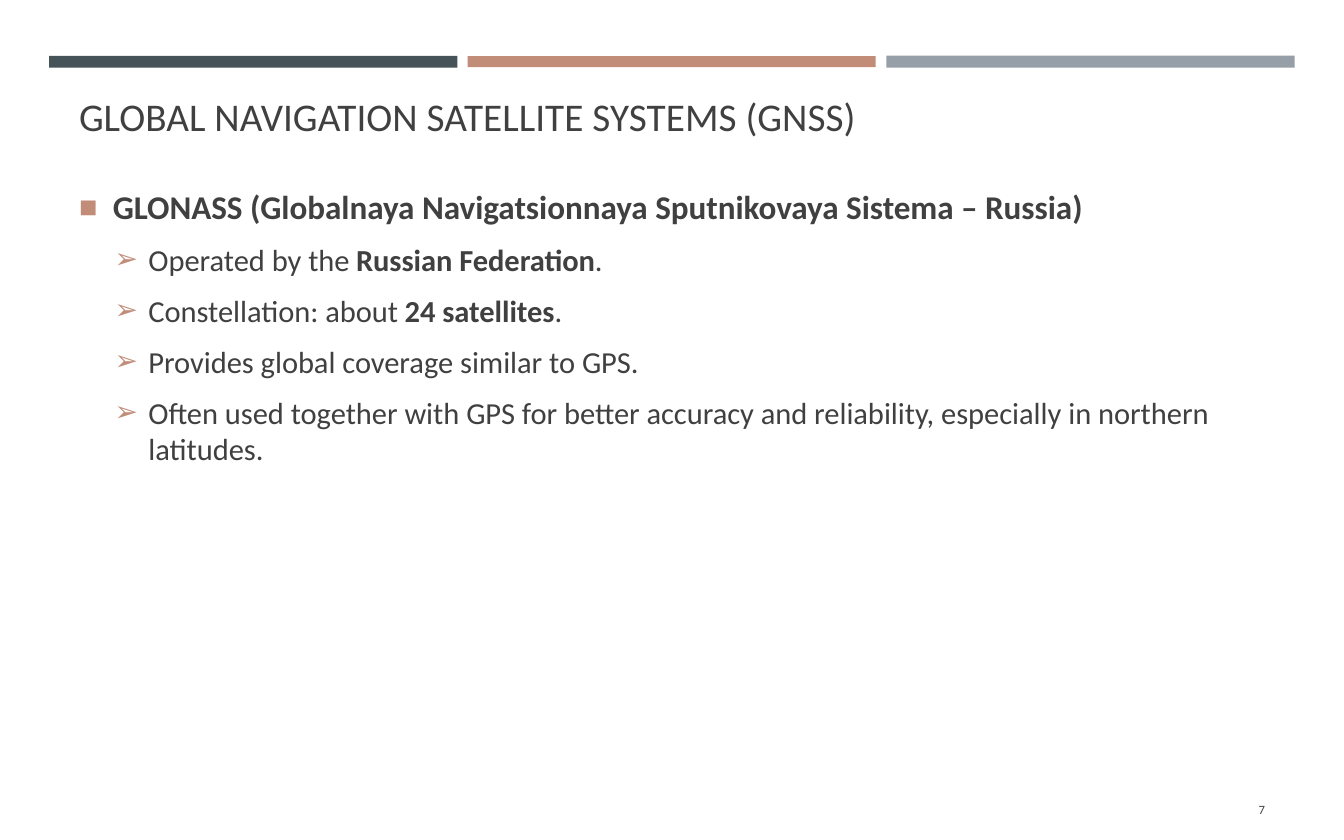
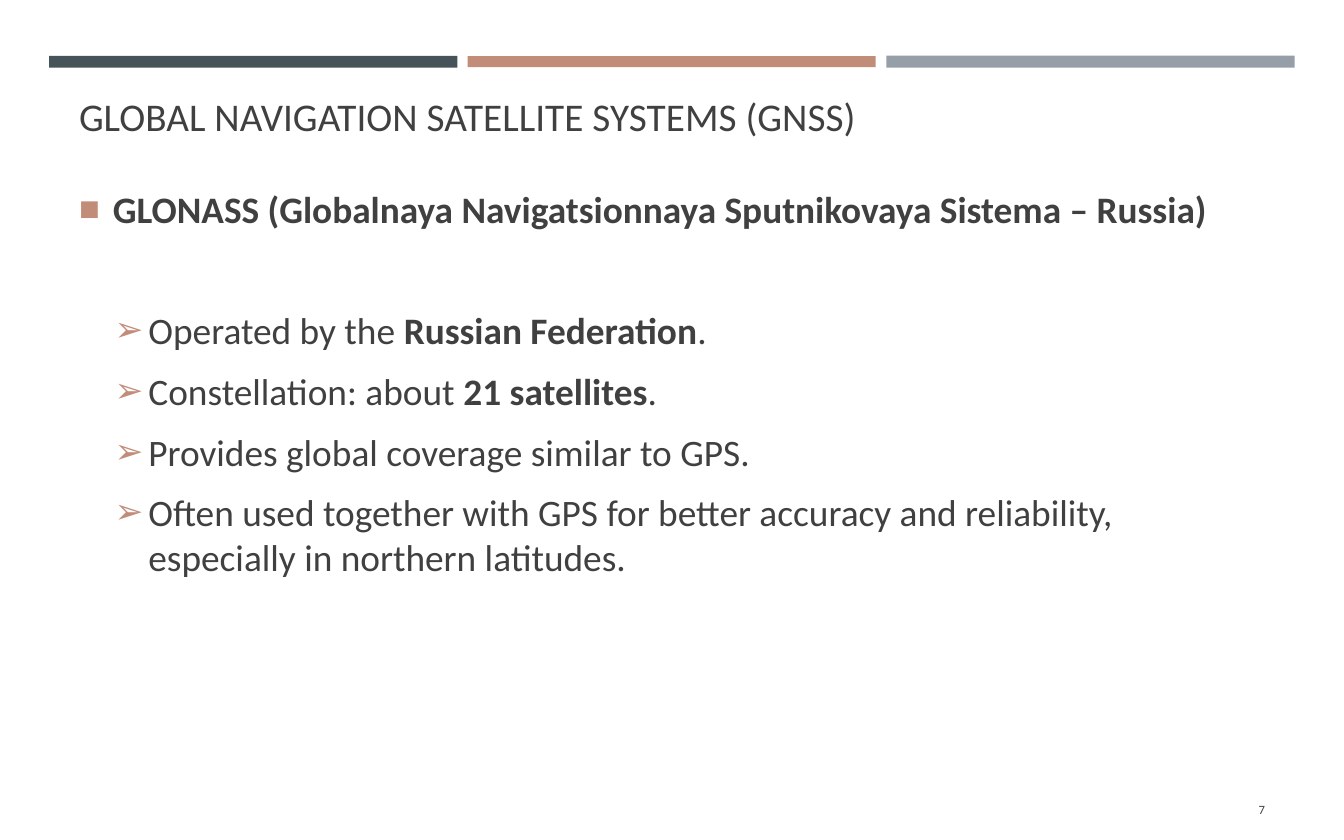
Before and after one commit to gisynw/Field_Techniques, a slide deck: slide 7 of docs/Lectures/Week06/Lecture05_GEOG3319_Receivers.pptx. Drawn at 1344x840 pixels with LibreOffice and Linux fonts; fonts in the diff are those of the drawing. Boxes give left, top, right and bottom in pixels: in the first picture for what was removed or moved away, otherwise in the second. Text is boxed around its words. In the diff, an @@ line names an element or a change of style, - is before the commit and + after.

```diff
--- a/docs/Lectures/Week06/Lecture05_GEOG3319_Receivers.pptx
+++ b/docs/Lectures/Week06/Lecture05_GEOG3319_Receivers.pptx
@@ text at box(113, 195, 1207, 577): size 16 to 18 pt in "GLONASS (Globalnaya Navigatsionnaya Sputnikovaya Sistema – R ..."; size 14.7 to 18 pt in "Operated by the Russian Federation.", "Provides global coverage similar to GPS.", "Often used together with GPS for better ..." @@
@@ text at box(148, 379, 657, 406): text changed; size 14.7 to 18 pt @@
-  ➢ Constellation: about 24 satellites.
+  ➢ Constellation: about 21 satellites.
```
Also in this commit, not shown: 10 other slides changed, 3 slides added, 1 slide removed.
